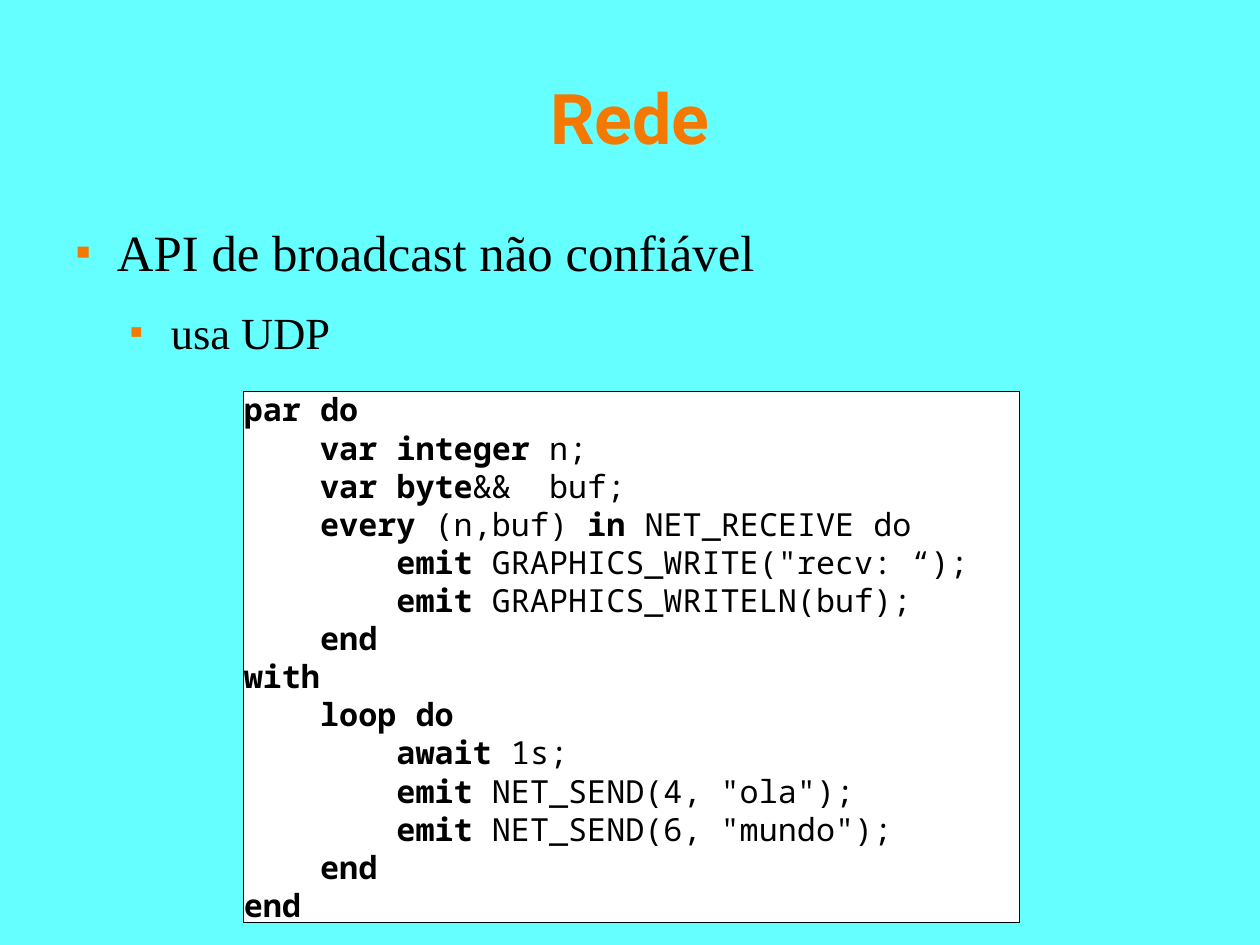
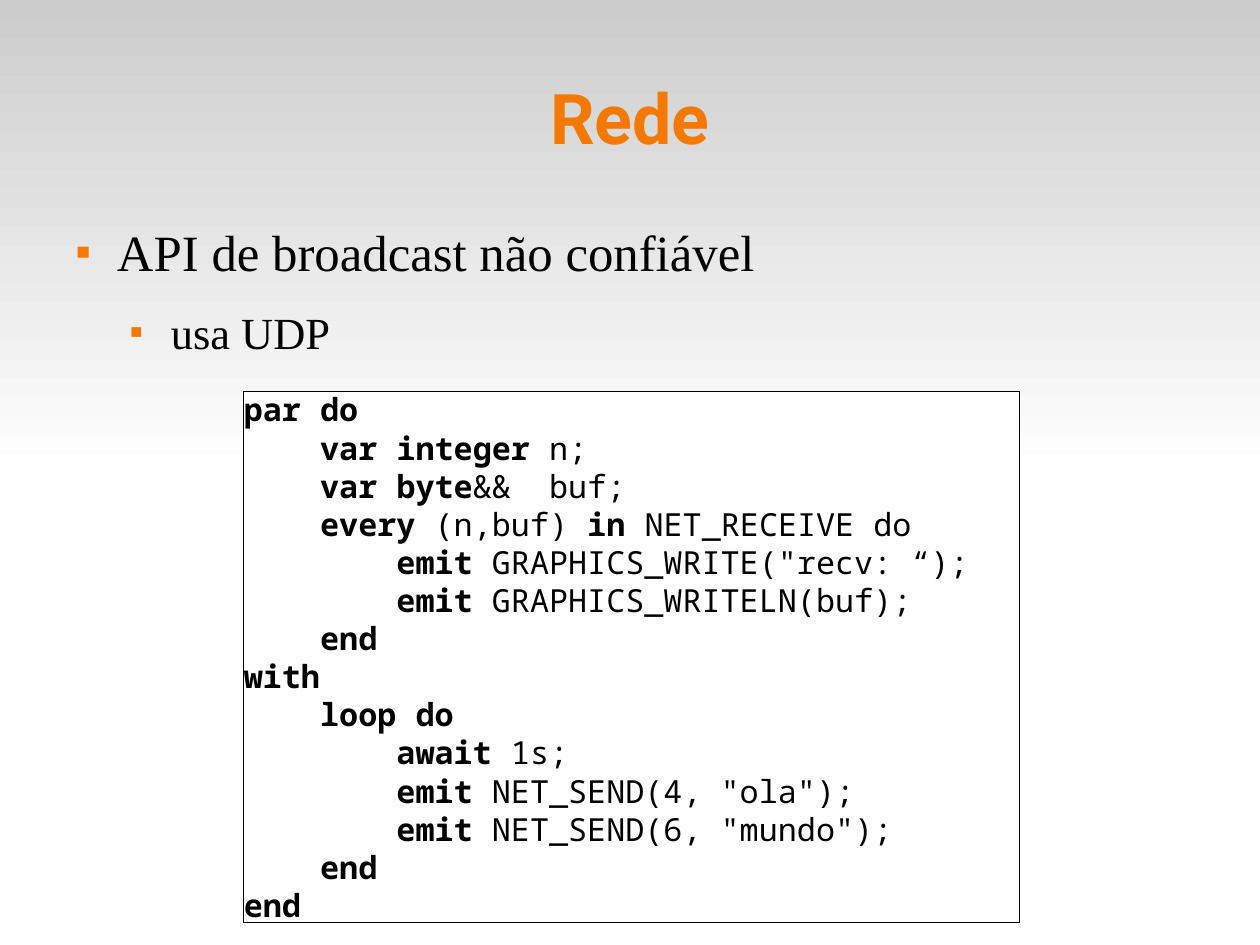
Before and after one commit to fsantanna-no/101, a slide deck: slide 3 of slides/05.odp. Drawn at 1260x945 pixels with LibreOffice and Linux fonts; fonts in the diff are those of the drawing. Boxes give left, top, right and bottom in pixels: in the first picture for what was removed or moved away, otherwise in the second. Text is boxed around its words. In the diff, an @@ line names an element or a change of style, - is before the commit and + after.

```diff
--- a/slides/05.odp
+++ b/slides/05.odp
@@ background #66FFFF to #FFFFFF @@
@@ rectangle added at (0,0,1260,472), fill gradient #CCCCCC to #FFFFFF @@
```
Also in this commit, not shown: 2 other slides changed, 2 other files.
